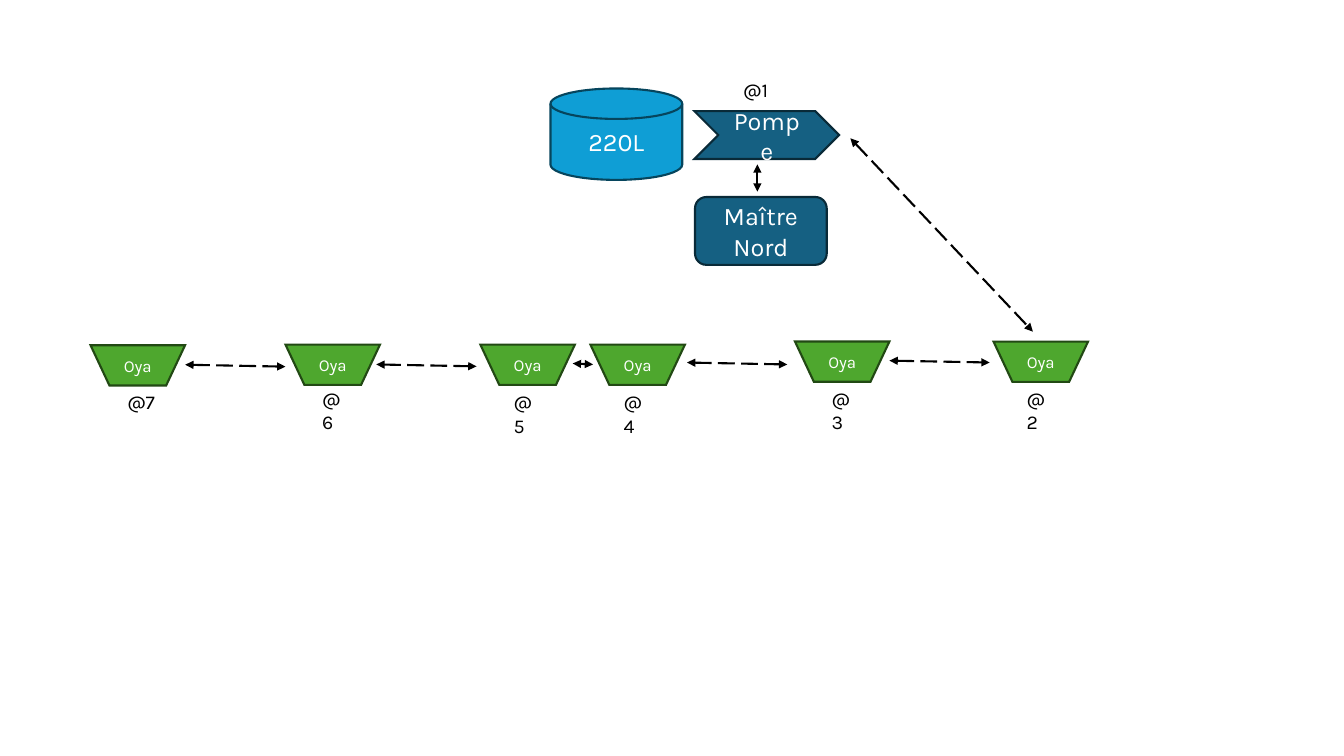
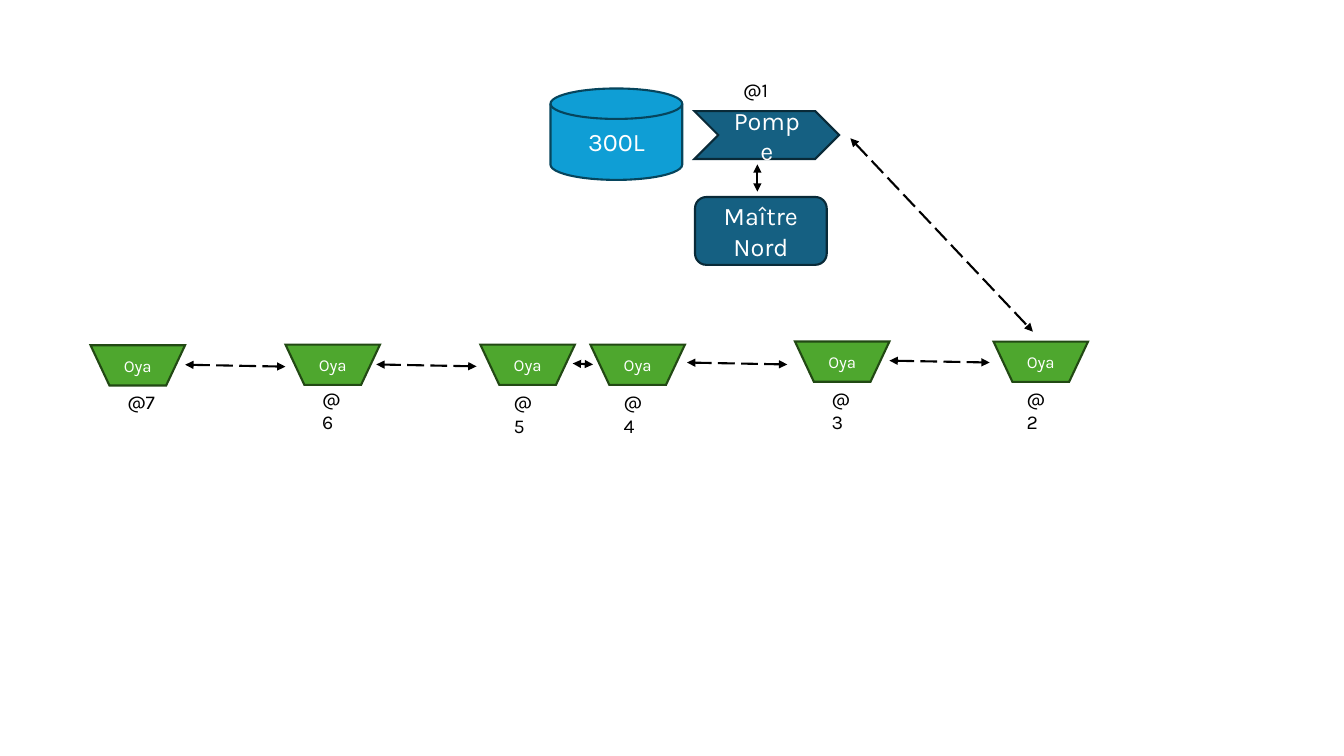
Before and after one commit to bpmine/jarduino, a slide deck: slide 3 of oyas/docs/montages.pptx. Drawn at 1344x756 pixels with LibreOffice and Linux fonts; fonts in the diff are those of the drawing. Boxes give left, top, right and bottom in pixels: in the first picture for what was removed or moved away, otherwise in the second. Text is boxed around its words. In the diff, an @@ line names an element or a change of style, - is before the commit and + after.

```diff
--- a/oyas/docs/montages.pptx
+++ b/oyas/docs/montages.pptx
@@ text in cylinder at box(588, 135, 644, 152): text changed @@
-220L
+300L
```
Also in this commit, not shown: 1 other file.
